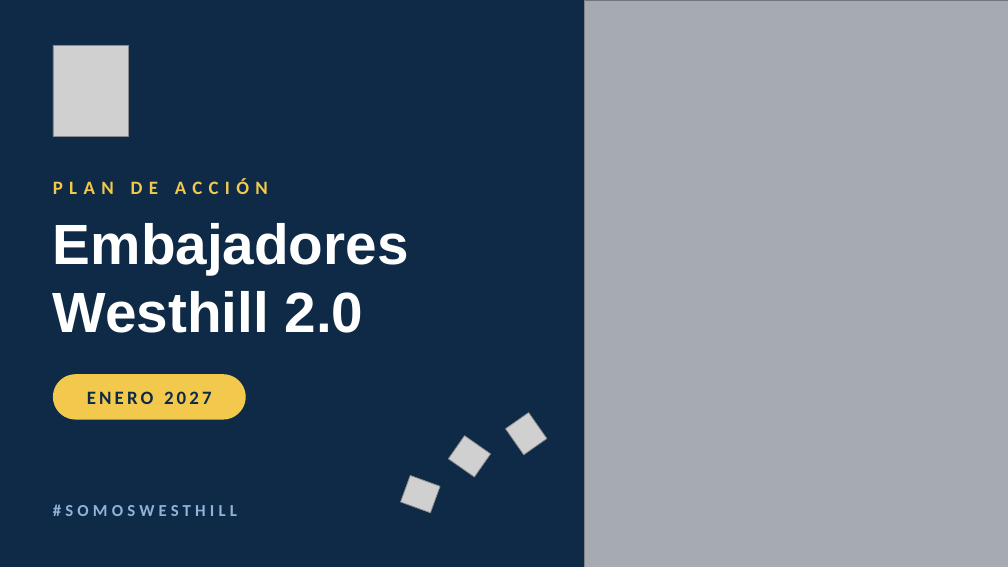
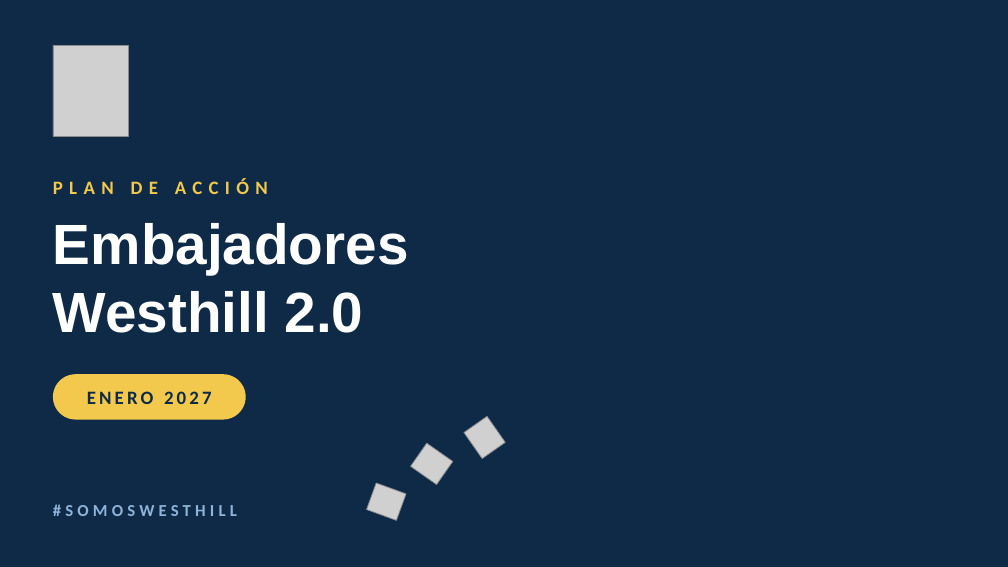
Before and after one commit to dnmcamiloedson-arch/EdUW, a slide deck: slide 1 of presentaciones/Plan_de_Accion_Embajadores_Westhill_2027.pptx. Drawn at 1008x567 pixels with LibreOffice and Linux fonts; fonts in the diff are those of the drawing; grey boxes stand for pictures; background and template pictures are left out. Boxes give left, top, right and bottom in pixels: in the first picture for what was removed or moved away, otherwise in the second. Text is boxed around its words. In the diff, an @@ line names an element or a change of style, - is before the commit and + after.

```diff
--- a/presentaciones/Plan_de_Accion_Embajadores_Westhill_2027.pptx
+++ b/presentaciones/Plan_de_Accion_Embajadores_Westhill_2027.pptx
@@ picture removed at [585, 0, 1008, 567] @@
@@ rectangle removed at [585, 0, 1008, 567] @@
@@ picture: place and size @@
-picture at [506, 413, 547, 455]
+picture at [464, 416, 505, 458]
@@ picture: place and size @@
-picture at [449, 436, 491, 477]
+picture at [411, 443, 453, 484]
@@ picture: place and size @@
-picture at [401, 476, 440, 513]
+picture at [367, 483, 406, 520]
```
Also in this commit, not shown: 9 other slides changed.
